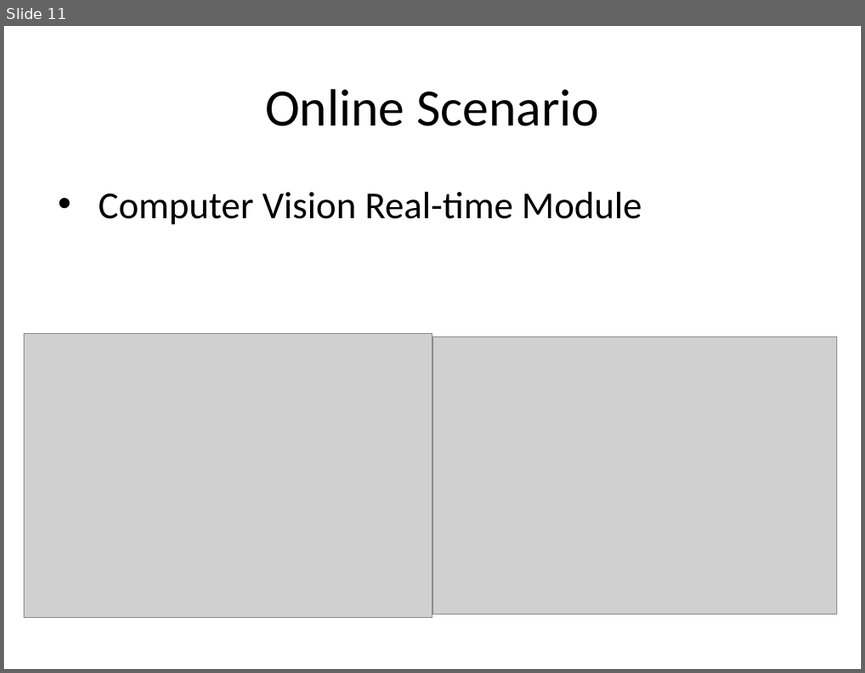
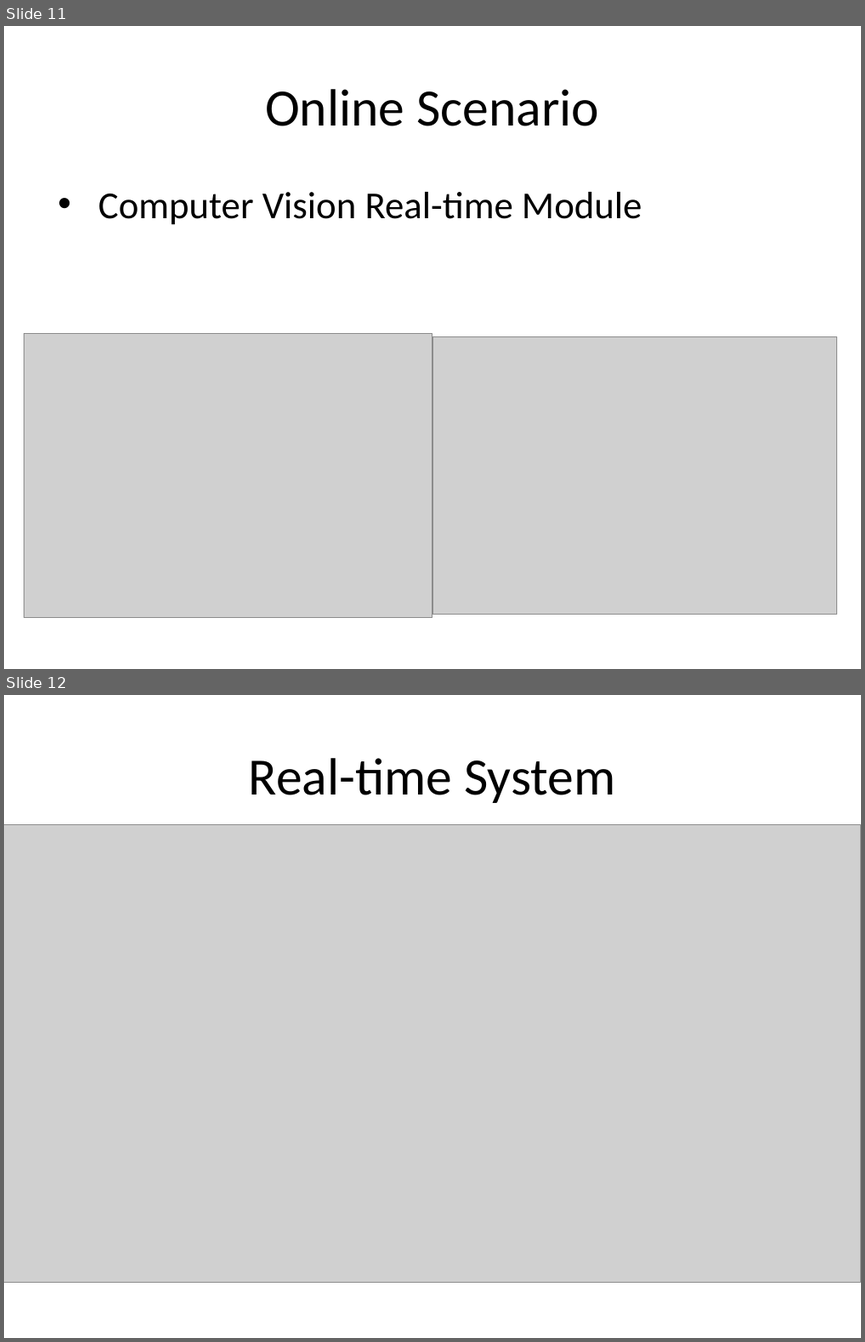
Before and after one commit to hananabilabd/Computer-Vision-and-Neural-Machine-Interface-for-Upper-Limb-Prostheses, a slide deck: GP_presentation.pptx. Shown one above the other, each under a label of ours: slide 11 before the commit, slides 11 and 12 after it. The pictures are 865x673 and 865x1342 pixels, drawn with LibreOffice and Linux fonts; fonts in the diff are those of the drawing; grey boxes stand for pictures. Boxes give left, top, right and bottom in pixels: in the first picture for what was removed or moved away, otherwise in the second. Text is boxed around its words. In the diff, an @@ line names an element or a change of style, - is before the commit and + after.

Commit message:
presentation

```diff
--- a/GP_presentation.pptx
+++ b/GP_presentation.pptx
@@ slide 12 added at <box>4,695,861,1338</box>, background #FFFFFF @@
@@ title added at <box>249,758,615,803</box>, 44 pt, text #000000 @@
+Real-time System
@@ picture added at <box>4,825,861,1281</box> @@
```
